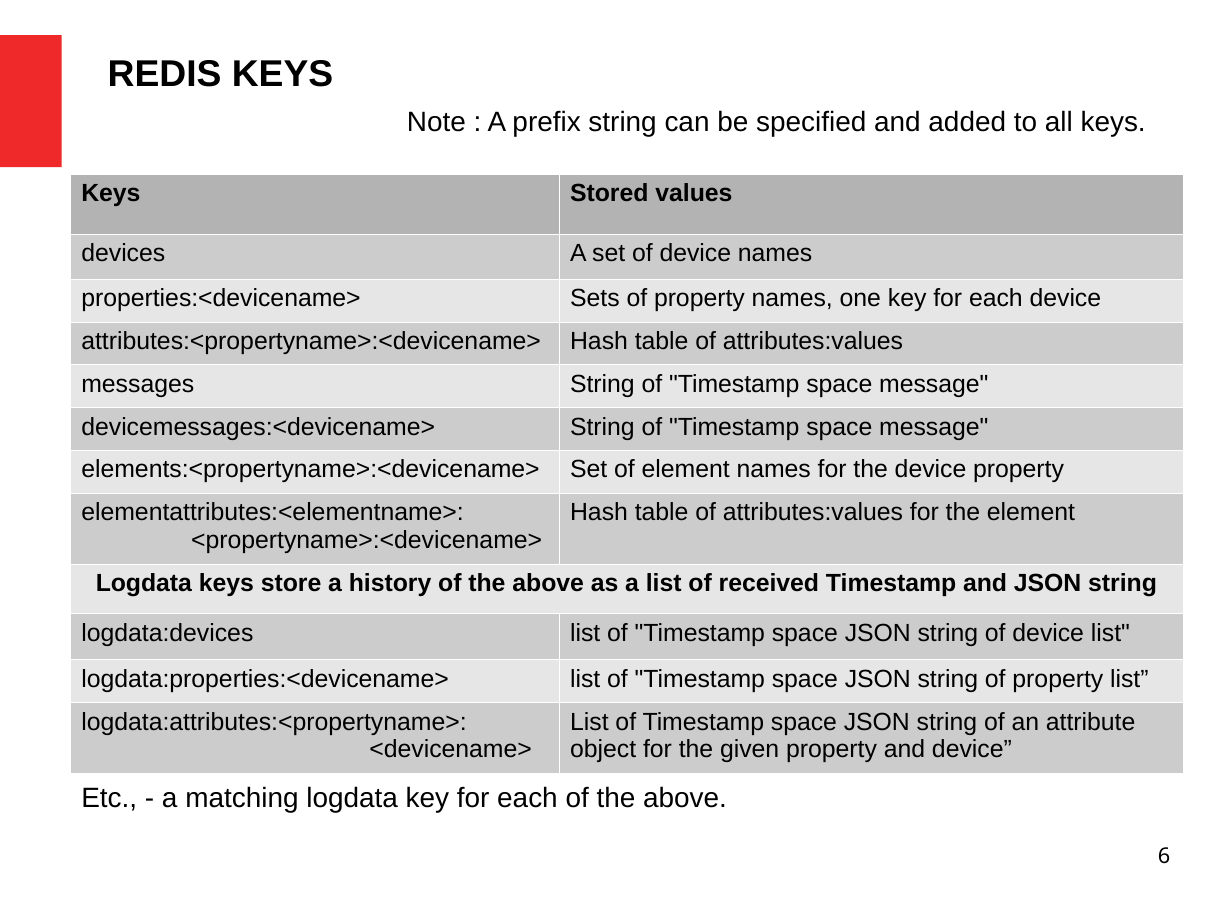
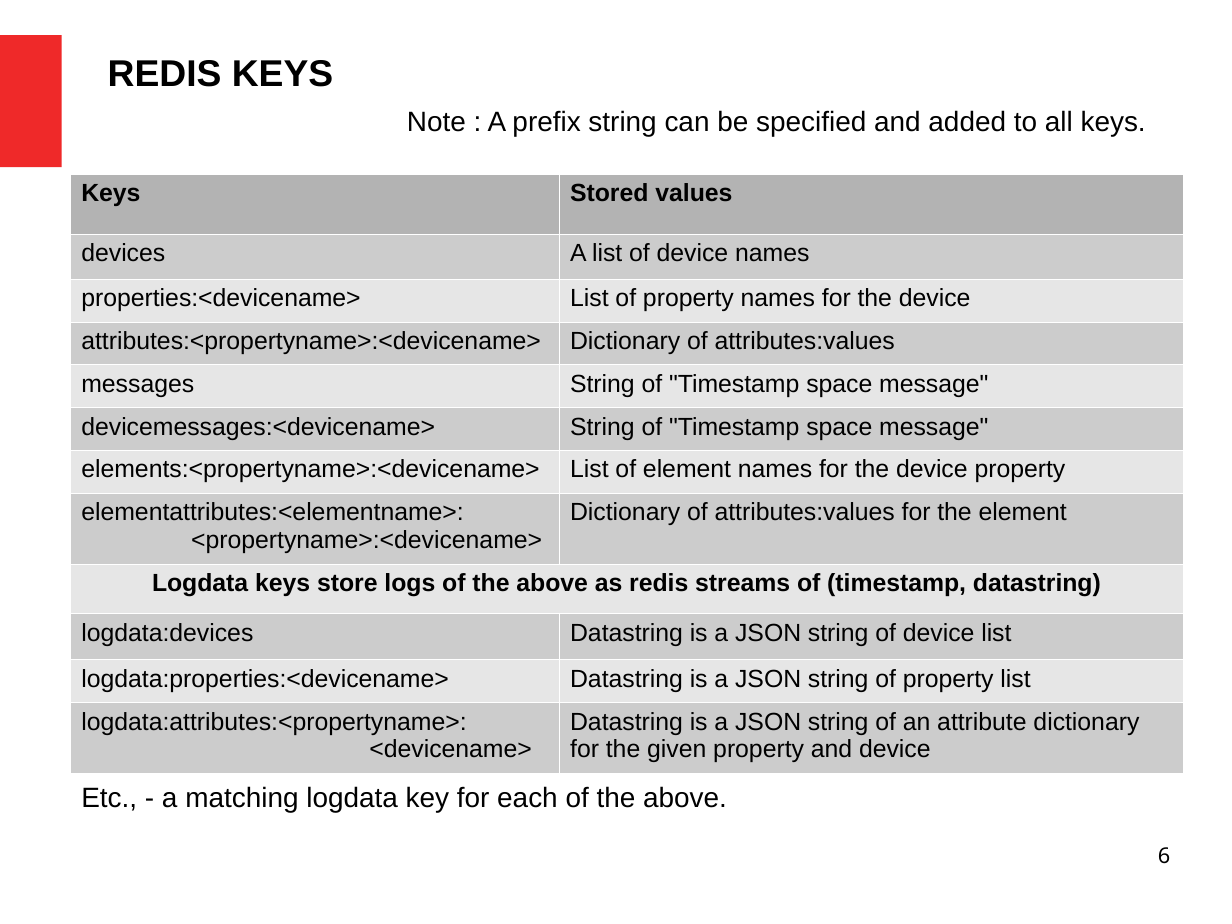
Before and after one commit to bernie-skipole/indi-mr, a slide deck: slide 6 of indislides.odp. Drawn at 1232x924 pixels with LibreOffice and Linux fonts; fonts in the diff are those of the drawing. Boxes give left, top, right and bottom in pixels: in the first picture for what was removed or moved away, otherwise in the second. Text is boxed around its words. In the diff, an @@ line names an element or a change of style, - is before the commit and + after.

Commit message:
Started version 0.4.0 logging to redis streams

```diff
--- a/indislides.odp
+++ b/indislides.odp
@@ table at bbox=[70, 173, 1184, 766] @@
-row 2, column 2: A set of device names
+row 2, column 2: A list of device names
-row 3, column 2: Sets of property names, one key for each device
+row 3, column 2: List of property names for the device
-row 4, column 2: Hash table of attributes:values
+row 4, column 2: Dictionary of attributes:values
-row 7, column 2: Set of element names for the device property
+row 7, column 2: List of element names for the device property
-row 8, column 2: Hash table of attributes:values for the element
+row 8, column 2: Dictionary of attributes:values for the element
-row 9, column 1: Logdata keys store a history of the above as a list of received Timestamp and JSON string
+row 9, column 1: Logdata keys store logs of the above as redis streams of (timestamp, datastring)
@@ row 10, column 2: "list of "Timestamp space JSON string of device list"" to "Datastring is a JSON string of device list" @@
@@ row 11, column 2: "list of "Timestamp space JSON string of property list”" to "Datastring is a JSON string of property list" @@
-row 12, column 2: List of Timestamp space JSON string of an attribute object for the given property and device”
+row 12, column 2: Datastring is a JSON string of an attribute dictionary for the given property and device
```
Also in this commit, not shown: 8 other files.
